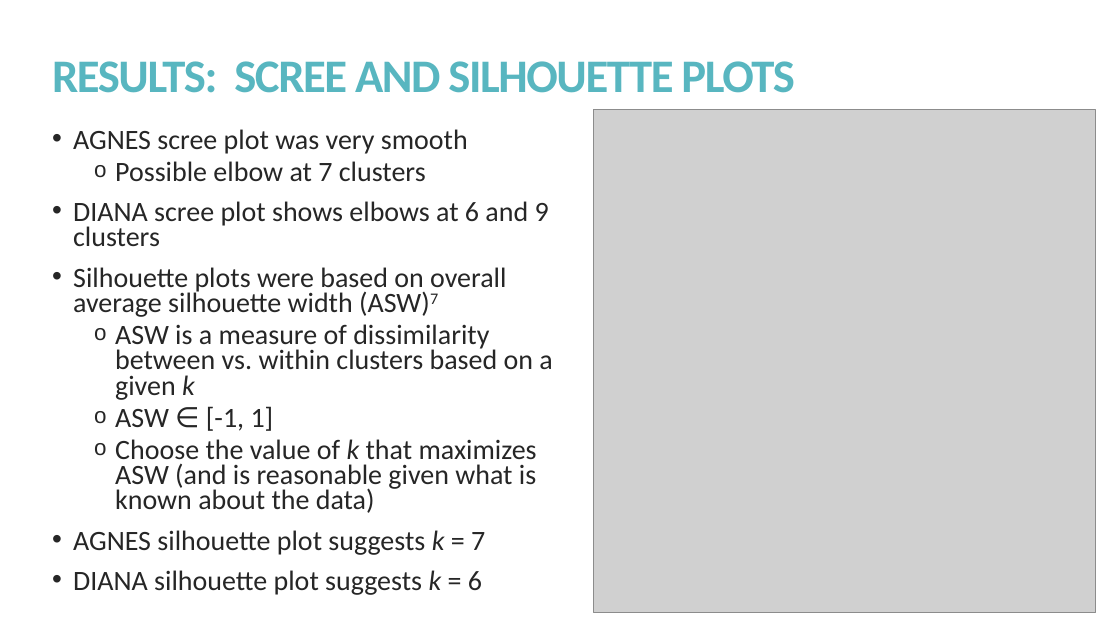
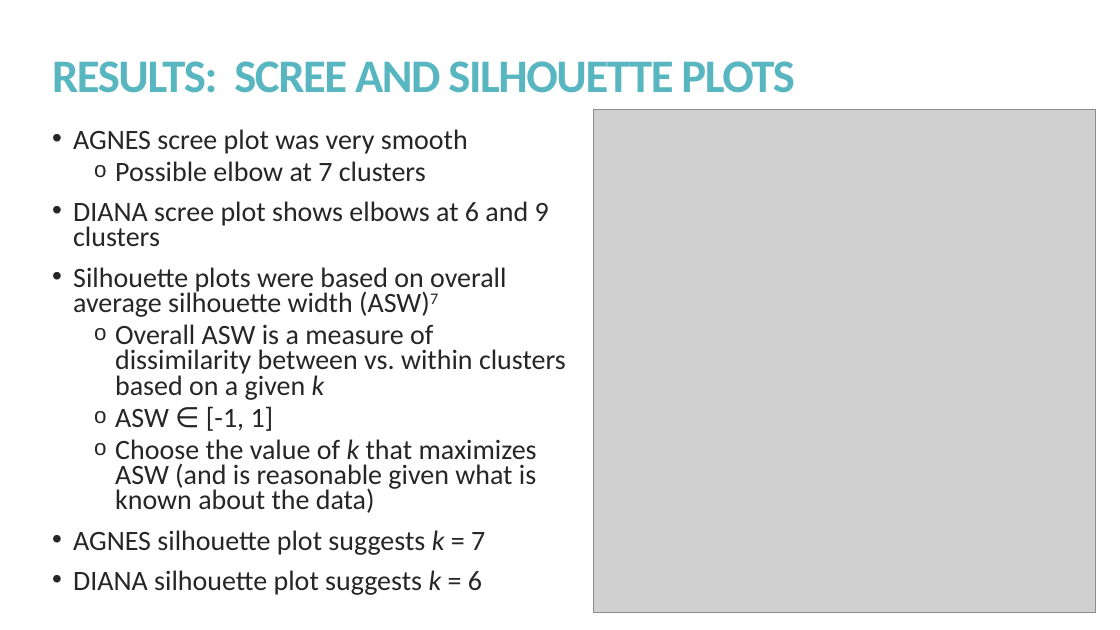
Before and after one commit to kmprioliPROF/CSC_8515_Final_Project, a slide deck: slide 9 of presentation/Prioli_presentation.pptx. Drawn at 1120x630 pixels with LibreOffice and Linux fonts; fonts in the diff are those of the drawing; grey boxes stand for pictures. Boxes give left, top, right and bottom in pixels: in the first picture for what was removed or moved away, otherwise in the second. Text is boxed around its words. In the diff, an @@ line names an element or a change of style, - is before the commit and + after.

```diff
--- a/presentation/Prioli_presentation.pptx
+++ b/presentation/Prioli_presentation.pptx
@@ text at bbox=[115, 324, 566, 400]: text changed @@
-  o ASW is a measure of dissimilarity between vs. within clusters based on a given k
+  o Overall ASW is a measure of dissimilarity between vs. within clusters based on a given k
```
Also in this commit, not shown: 6 other slides changed.
